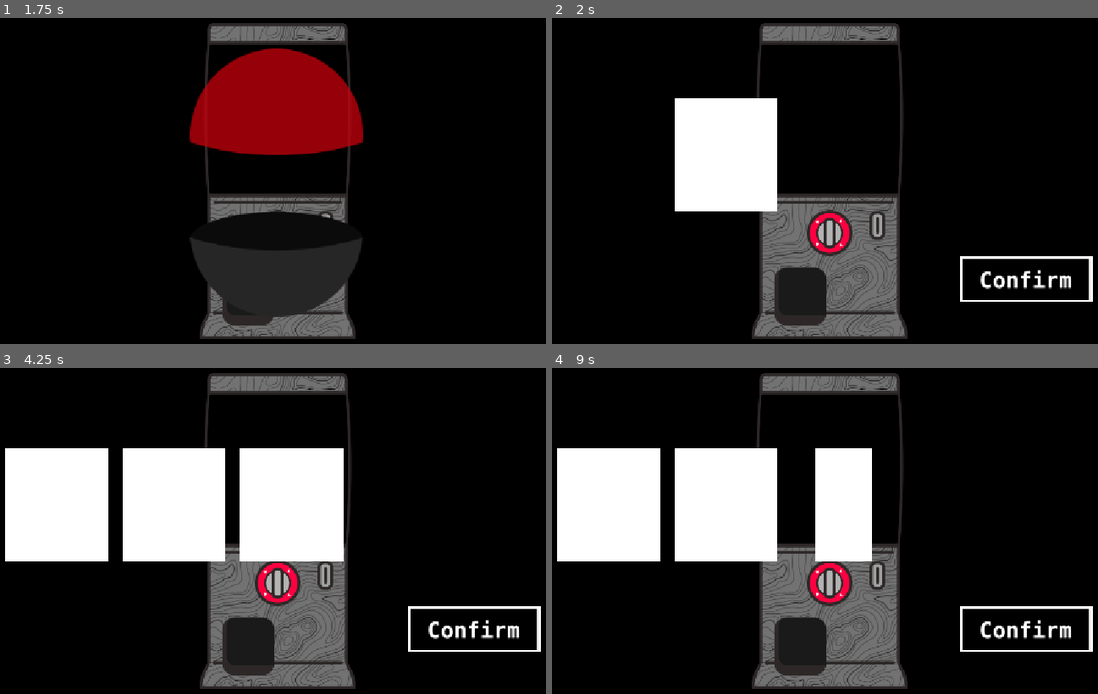
Above: before the commit, frames 1-4 (two rows, left to right).
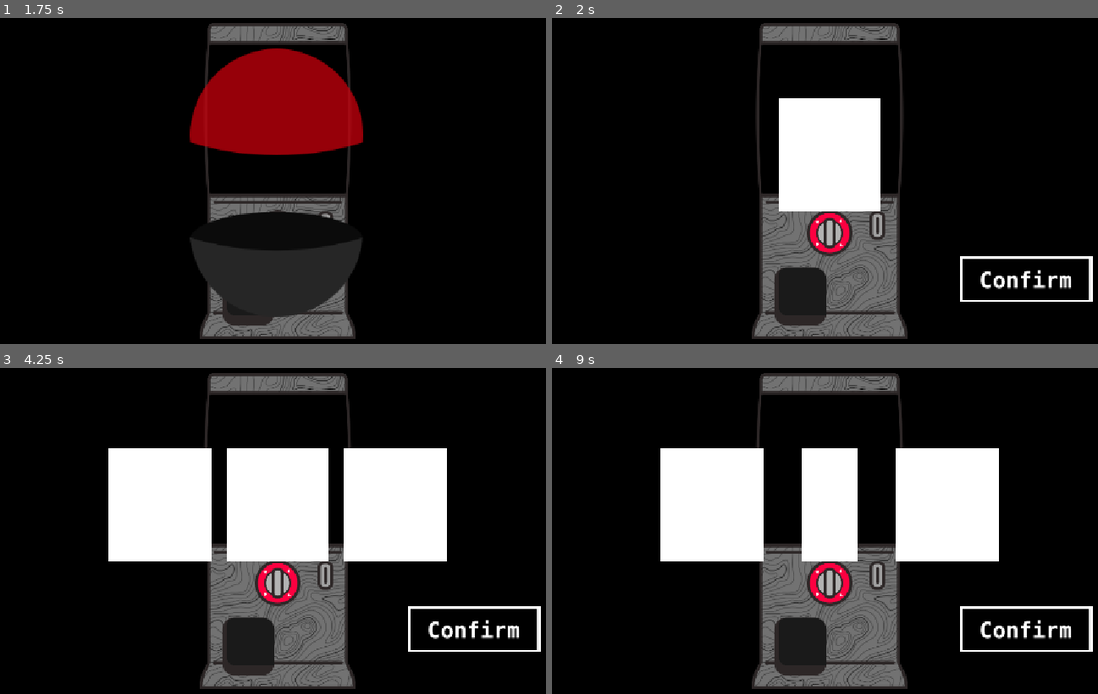
Above: after the commit, the same moments.

Repository: jesterngame/gachatest
Game: Godot game, scene res://Main.tscn
Same seed, same stepped clock (60 frames per second), same inputs: the game is played once before the commit and once after it.
Inputs (mouse positions are in pixels of both pictures, inside the frame that each line leads up to):
- Up to frame 1 (1.75 s): click (76, 174) at 0.5 s; move the mouse to (425, 151) at 1.27 s; click (425, 151) at 1.42 s
- Up to frame 2 (2 s): no input
- Up to frame 3 (4.25 s): click (475, 628) at 2 s; click (475, 524) at 2.75 s; move the mouse to (141, 537) at 3.52 s; click (141, 537) at 3.67 s
- Up to frame 4 (9 s): click (1027, 628) at 4.25 s; click (628, 524) at 5 s; move the mouse to (895, 436) at 5.77 s; click (895, 436) at 5.92 s; click (1027, 628) at 6.5 s; click (1027, 524) at 7.25 s; move the mouse to (797, 596) at 8.02 s; click (797, 596) at 8.17 s; move the mouse to (841, 504) at 8.77 s; click (841, 504) at 8.92 s

Frame 1 is identical in both runs. In frame 2, 13% of the frame differs, in the area x 22-61%, y 24-60%; in frame 3, 17%, in the area x 0-82%, y 24-60%; in frame 4, 17%.

Commit message:
Update screening

Diff:
--- a/PlayerHand.gd
+++ b/PlayerHand.gd
@@ -5,7 +5,7 @@
 const BALL_SCENE_PATH = "res://GachaBall.tscn"
 const CARD_WIDTH = 200
 const HAND_Y_POSITION = 300
-
+const SCREEN_WIDTH = 1152
 
 var gacha_pon = []
 var cheki_reserve = ["sr","sr","sr","sr","sr"]
@@ -27,7 +27,8 @@
 	print(gacha_pon)
 	print(gacha_pon.size())
 
-	center_screen_x = get_viewport().size.x / 2
+	#center_screen_x = get_viewport().size.x / 2
+	center_screen_x = SCREEN_WIDTH / 2
 
 	print(center_screen_x)
 
Not shown, changed: index.pck
